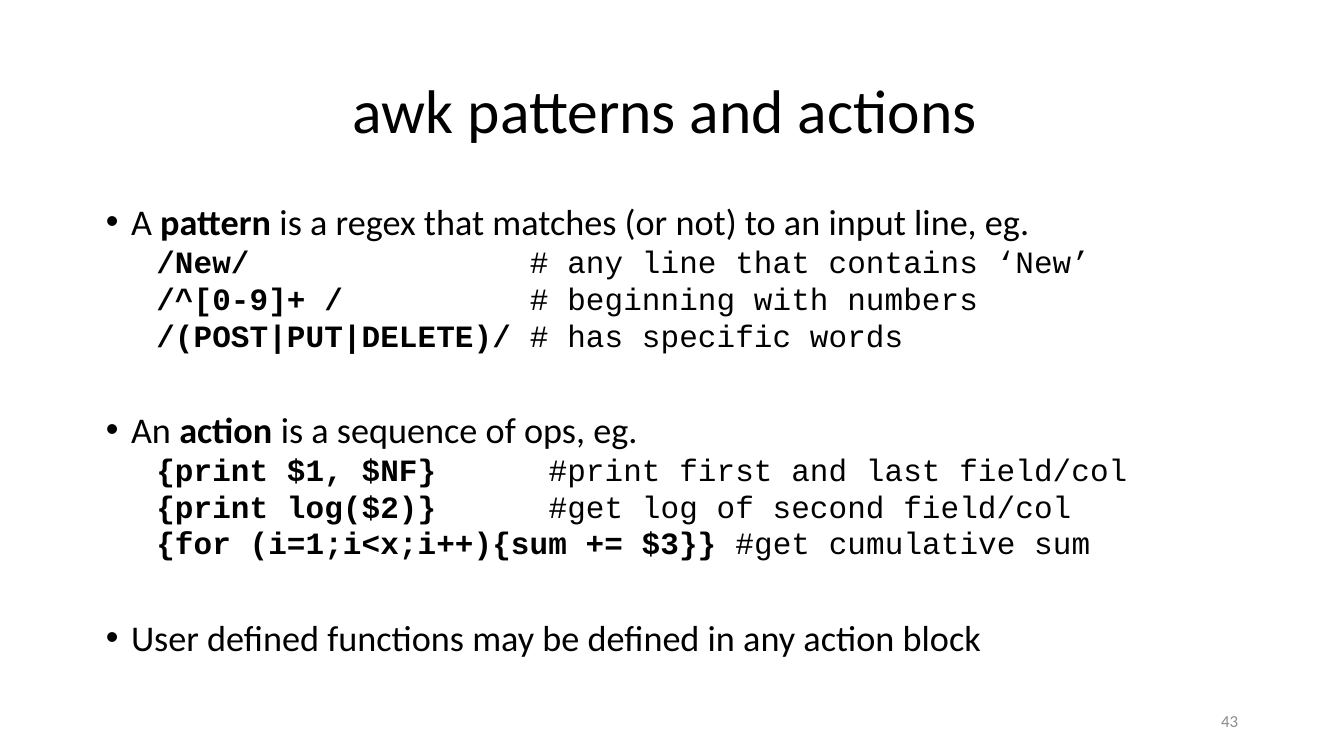
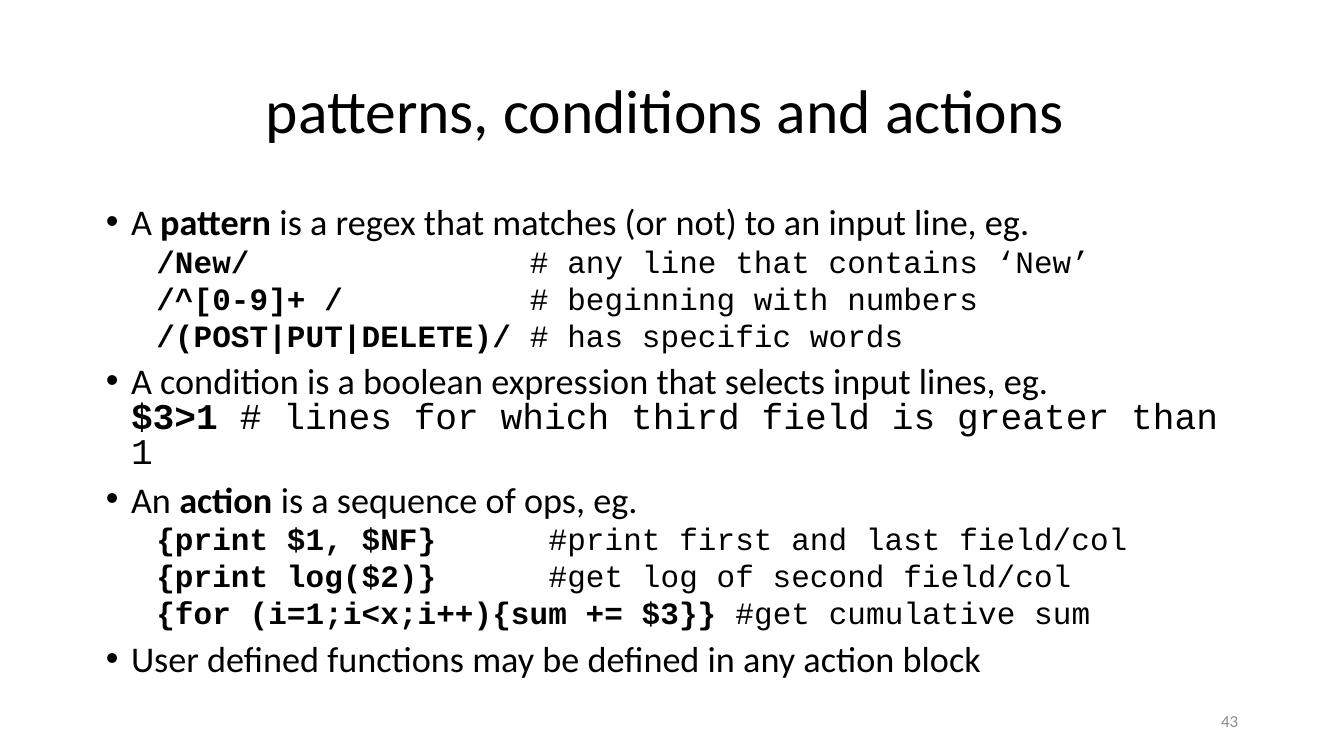
Before and after one commit to ketancmaheshwari/lisa19, a slide deck: slide 43 of lpt_LISA.pptx. Drawn at 1344x756 pixels with LibreOffice and Linux fonts; fonts in the diff are those of the drawing. Boxes give left, top, right and bottom in pixels: in the first picture for what was removed or moved away, otherwise in the second. Text is boxed around its words. In the diff, an @@ line names an element or a change of style, - is before the commit and + after.

```diff
--- a/lpt_LISA.pptx
+++ b/lpt_LISA.pptx
@@ title at [266,90,1064,143]: text changed @@
-awk patterns and actions
+patterns, conditions and actions
@@ text at [131,369,1218,464]: paragraph added @@
+• A condition is a boolean expression that selects input lines, eg.
+  $3>1 # lines for which third field is greater than 1
```
Also in this commit, not shown: 6 other slides changed, 1 other file.
